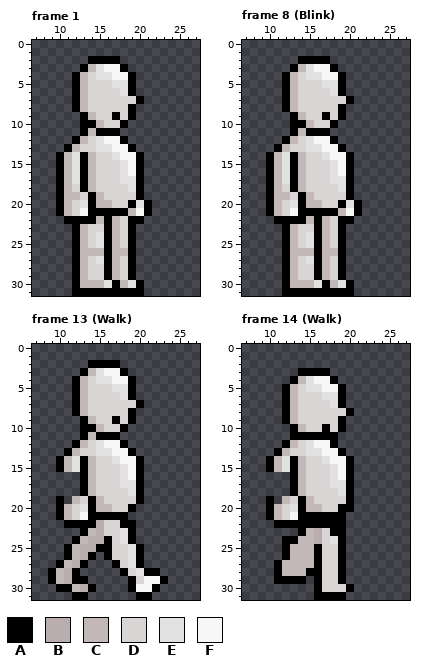
Two versions of one pixel-art file, Assets/Sprites/basichuman Blink anim.aseprite. That is the earlier state.
32x32 pixels, 35 frames. Shown: frame 1: x 7..27, y 0..31; frame 8 (Blink): x 7..27, y 0..31; frame 13 (Walk): x 7..27, y 0..31; frame 14 (Walk): x 7..27, y 0..31. The commit also changed other frames, which this record leaves out.
Visible layers, top first: "ShirtShort", "Gloves", "MainBody".
Palette (. is transparent): A #000000  B #b9adad  C #c3b8b8  D #dad5d5  E #e2e1e1  F #f7f7f7
Pixels before, frame 1, first column x 10:
 2 ....AAAA....
 3 ...ACEFFA...
 4 ..ACDEEFFA..
 5 ..ACDDDEEA..
 6 ..ACDDDDEA..
 7 ..ACDDDDDDA.
 8 ..ACDDDDDA..
 9 ...ACDDADA..
10 ...AACDDA...
11 ...ACAAA....
12 ..ACDEFFA...
13 .ACDDEEFFA..
14 ACEACDDEFFA.
15 ACEACDDDEFA.
16 ACEACDDDEFA.
17 ACEACDDDEEA.
18 ACDACDDDDEA.
19 ACCDACDDDDA.
20 ACDEACCDDAEA
21 ACDFAAAAACFA
22 .AAAACACDAA.
23 ..ACDDACDA..
24 ..ACDEACDA..
25 ..ACDEACDA..
26 ..ACCCACCA..
27 ..ACDEACDA..
28 ..ACDDACDA..
29 ..ACDDACDA..
30 ..ACCCEACEA.
31 ..AAAAAAAAA.
Pixels before, frame 8 (Blink), first column x 10:
 2 ....AAAA....
 3 ...ACEFFA...
 4 ..ACDEEFFA..
 5 ..ACDDDEEA..
 6 ..ACDDDDEA..
 7 ..ACDDDDDDA.
 8 ..ACDDDDDA..
 9 ...ACDDADA..
10 ...AACDDA...
11 ...ACAAA....
12 ..ACDEFFA...
13 .ACDDEEFFA..
14 ACEACDDEFFA.
15 ACEACDDDEFA.
16 ACEACDDDEFA.
17 ACEACDDDEEA.
18 ACDACDDDDEA.
19 ACCDACDDDDA.
20 ACDEACCDDAEA
21 ACDFAAAAACFA
22 .AAAACACDAA.
23 ..ACDDACDA..
24 ..ACDEACDA..
25 ..ACDEACDA..
26 ..ACCCACCA..
27 ..ACDEACDA..
28 ..ACDDACDA..
29 ..ACDDACDA..
30 ..ACCCEACEA.
31 ..AAAAAAAAA.
Pixels before, frame 13 (Walk), first column x 9:
 2 .....AAAA......
 3 ....ACEFFA.....
 4 ...ACDEEFFA....
 5 ...ACDDDEEA....
 6 ...ACDDDDEA....
 7 ...ACDDDDDDA...
 8 ...ACDDDDDA....
 9 ....ACDDADA....
10 ....AACDDA.....
11 ....ACAAA......
12 ...ACDEFFA.....
13 ..ACDDEEFFA....
14 .ACEACDDEFFA...
15 .ACEACDDDEFA...
16 ....ACDDDEFA...
17 ....ACDDDEEA...
18 ....ACDDDDEA...
19 .A.CDACDDDDA...
20 .ACDEACCDDA....
21 .ACDFAAAAA.....
22 ..AAAABDDAA....
23 ....ACBDDEA....
24 ...ACBBADEA....
25 ..ACBBAADDEA...
26 ..ACBA.ADDEA...
27 .ACBA...ADEA...
28 ACBA.....ADEAA.
29 ACBAA.....ADFFA
30 .AACBA....AFFA.
31 ...AA......AA..
Pixels before, frame 14 (Walk), first column x 10:
 3 ....AAAA...
 4 ...ACEFFA..
 5 ..ACDEEFFA.
 6 ..ACDDDEEA.
 7 ..ACDDDDEA.
 8 ..ACDDDDDDA
 9 ..ACDDDDDA.
10 ...ACDDADA.
11 ...AAAAAA..
12 ..ACDEFFA..
13 .ACDDEEFFA.
14 ACEACDDEFFA
15 ACEACDDDEFA
16 ...ACDDDEFA
17 ...ACDDDEEA
18 ...ACDDDDEA
19 A.CDACDDDDA
20 ACDEACCDDAA
21 ACDFAAAAAA.
22 .AAAAAAAAA.
23 ....ACBDAA.
24 ..AACCBDEA.
25 ..ACCCADDA.
26 ..ACCCADDA.
27 .ACCCCADDA.
28 .ACCCAADDA.
29 .AAAA.ADDA.
30 ......ADDDA
31 ......AAAA.
Now the later version:
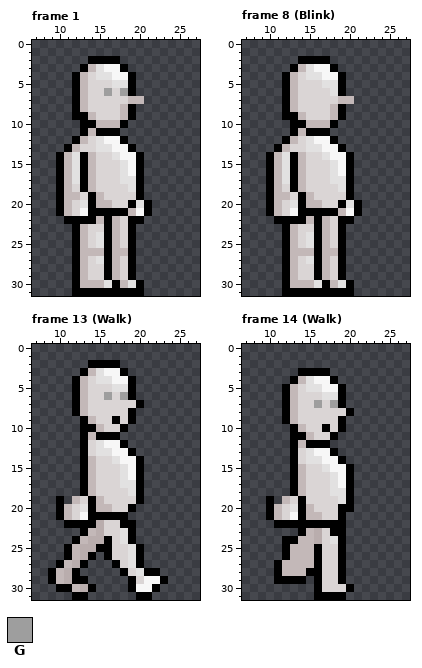
Colours new in this view: G #9e9e9e
Diff:
layer "Mask" now shown
layer "Iris" now shown
layer "ShirtShort" now hidden
Frame 1, layers "Iris", "Mask":
Colour A now appears in row 9 at x 12.
The author changed colour A to colour C in row 7 at x 20.
The author changed colour D to colour C in row 7 at x 19; in rows 8 to 9 at x 18; in row 10 at x 16 to 17.
The author changed colour A to colour D in row 9 at x 17.
The author changed colour D to colour G in row 6 at x 16.
The author changed colour E to colour G in row 6 at x 18.
Frame 8 (Blink), layer "Mask":
Colour A now appears in row 9 at x 12.
The author changed colour A to colour C in row 7 at x 20.
The author changed colour D to colour C in row 7 at x 19; in rows 8 to 9 at x 18; in row 10 at x 16 to 17.
The author changed colour A to colour D in row 9 at x 17.
Frame 13 (Walk):
The author changed colour C to colour A in row 12 at x 13.
The author changed colour D to colour A in row 13 at x 13.
The author changed colour D to colour G in row 6 at x 16.
The author changed colour E to colour G in row 6 at x 18.
Colour A is gone in row 12 at x 12; in row 13 at x 11; in rows 14 to 15 at x 10.
Colour C is gone in row 13 at x 12; in rows 14 to 15 at x 11.
Colour E is gone in rows 14 to 15 at x 12.
Frame 14 (Walk):
The author changed colour C to colour A in row 12 at x 13.
The author changed colour D to colour A in row 13 at x 13.
The author changed colour E to colour A in row 12 at x 15.
The author changed colour F to colour A in row 12 at x 16 to 17; in row 13 at x 18; in row 14 at x 19.
The author changed colour A to colour C in row 11 at x 15; in row 21 at x 15 to 16.
The author changed colour D to colour C in row 12 at x 14.
The author changed colour A to colour D in row 11 at x 16 to 17; in row 21 at x 17 to 18.
The author changed colour C to colour D in row 14 at x 14; in row 19 at x 15; in row 20 at x 16.
The author changed colour D to colour E in row 14 at x 15 to 16; in row 15 at x 17; in row 18 at x 18; in row 19 at x 19.
The author changed colour E to colour F in row 13 at x 16; in row 14 at x 17; in row 15 at x 18; in row 17 at x 19.
The author changed colour D to colour G in row 7 at x 16.
The author changed colour E to colour G in row 7 at x 18.
Colour A is gone in row 12 at x 12 and 18; in row 13 at x 11 and 19; in row 14 at x 10 and 20; in row 15 at x 10.
Colour C is gone in row 13 at x 12; in rows 14 to 15 at x 11.
Colour E is gone in rows 14 to 15 at x 12.
Changed places in both pictures, as pixel boxes (x1, y1, x2, y2):
changed: (104, 88, 144, 128)
added: (72, 112, 80, 120)
changed: (314, 96, 354, 128)
added: (282, 112, 290, 120)
changed: (104, 392, 128, 400)
changed: (56, 440, 88, 472)
changed: (266, 400, 354, 520)
